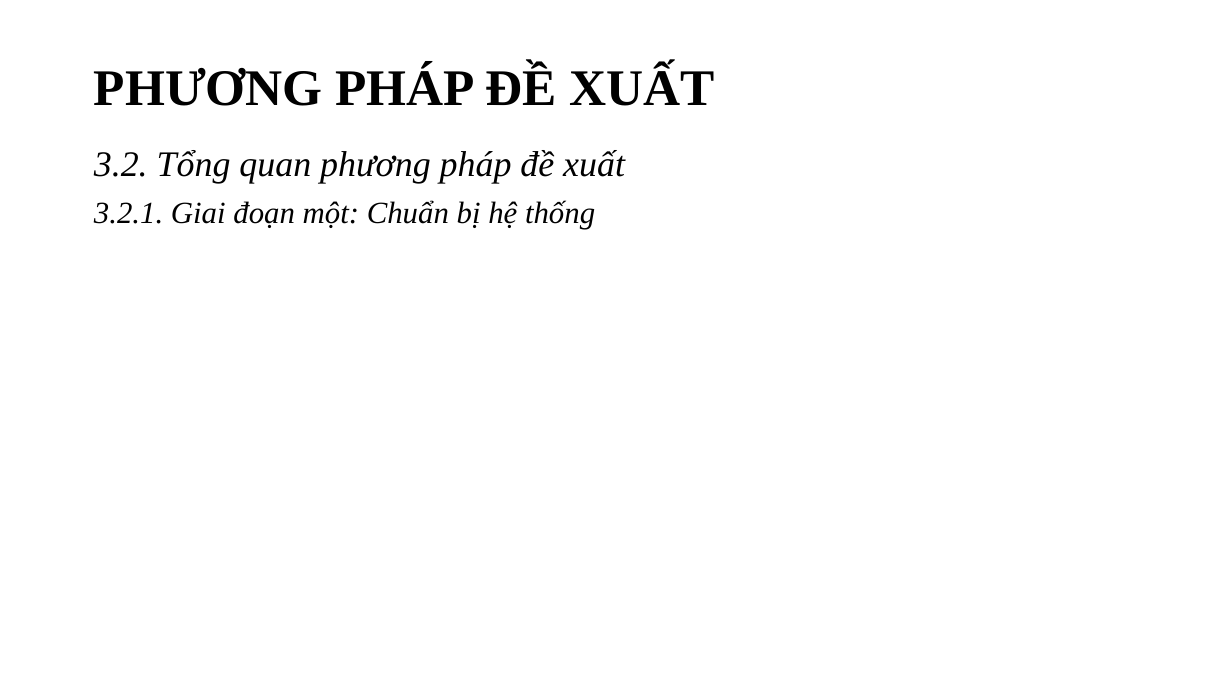
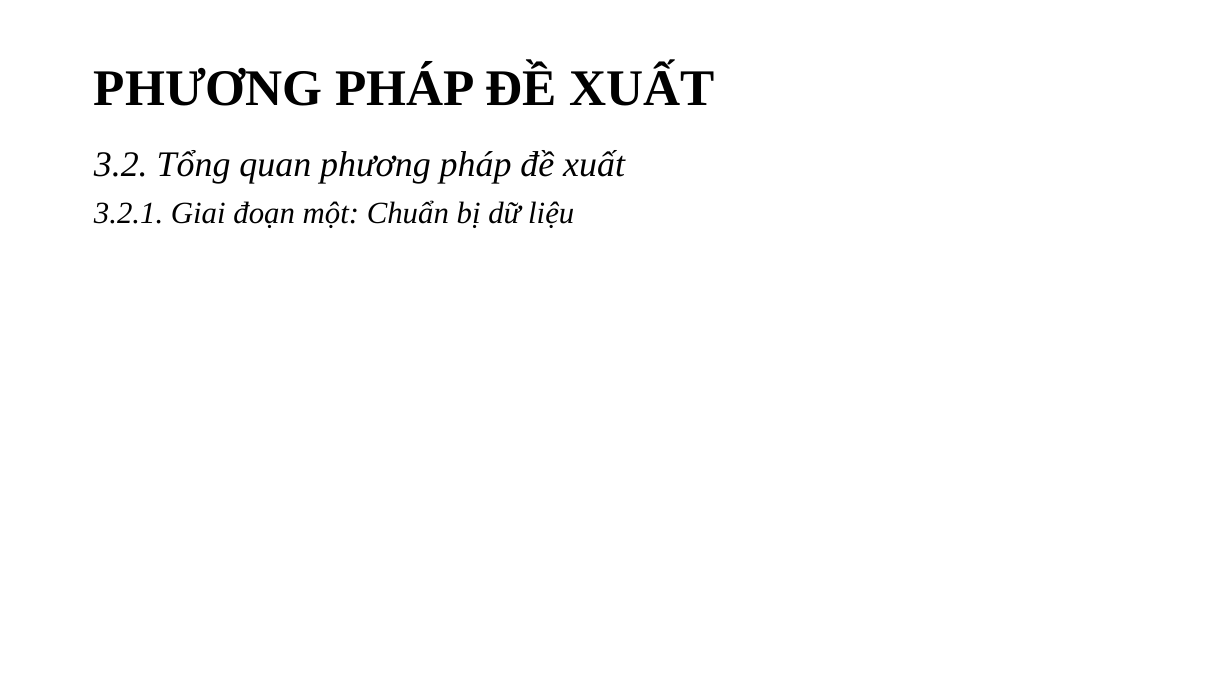
Before and after one commit to ngovanuc/Vietnamese_History_Chatbot, a slide deck: slide 16 of documents/slide bao cao v2.pptx. Drawn at 1232x693 pixels with LibreOffice and Linux fonts; fonts in the diff are those of the drawing. Boxes give left, top, right and bottom in pixels: in the first picture for what was removed or moved away, otherwise in the second. Text is boxed around its words. In the diff, an @@ line names an element or a change of style, - is before the commit and + after.

```diff
--- a/documents/slide bao cao v2.pptx
+++ b/documents/slide bao cao v2.pptx
@@ text at box(94, 200, 574, 228): text changed @@
-3.2.1. Giai đoạn một: Chuẩn bị hệ thống
+3.2.1. Giai đoạn một: Chuẩn bị dữ liệu
```
Also in this commit, not shown: 15 other slides changed, 10 slides added, 7 slides removed.
